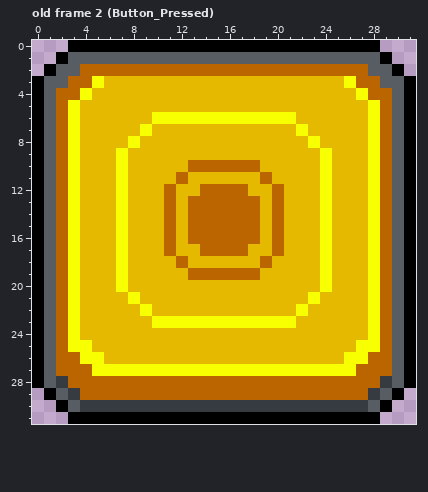
Two states of a pixel-art file, Assets/Game/Assets/LevelObjets/Button.aseprite. The picture above was drawn from the file before the commit.
32x32 pixels, 2 frames. Shown: old frame 2 (Button_Pressed). The commit also changed other frames, which this record leaves out.
Once edited:
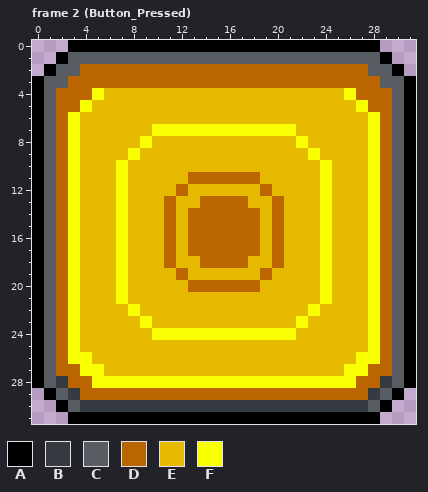
Palette (. is transparent): A #000000  B #363b41  C #585d64  D #bb6500  E #e4b900  F #f8ff00
A new or re-ordered frame is compared with the old frame closest to it.
What changed:
frames 2 -> 5
--- frame 2 (Button_Pressed) is new; against old frame 2 (Button_Pressed)
@@ x 0..31 @@
  2 .ACCDDDDDDDDDDDDDDDDDDDDDDDDCCA.
- 3 ACCDDFEEEEEEEEEEEEEEEEEEEEFDDCCA
- 4 ACDDFEEEEEEEEEEEEEEEEEEEEEEFDDCA
- 5 ACDFEEEEEEEEEEEEEEEEEEEEEEEEFDCA
- 6 ACDFEEEEEEFFFFFFFFFFFFEEEEEEFDCA
- 7 ACDFEEEEEFEEEEEEEEEEEEFEEEEEFDCA
- 8 ACDFEEEEFEEEEEEEEEEEEEEFEEEEFDCA
- 9 ACDFEEEFEEEEEEEEEEEEEEEEFEEEFDCA
-10 ACDFEEEFEEEEEDDDDDDEEEEEFEEEFDCA
-11 ACDFEEEFEEEEDEEEEEEDEEEEFEEEFDCA
-12 ACDFEEEFEEEDEEDDDDEEDEEEFEEEFDCA
-13 ACDFEEEFEEEDEDDDDDDEDEEEFEEEFDCA
+ 3 ACCDDDDDDDDDDDDDDDDDDDDDDDDDDCCA
+ 4 ACDDDFEEEEEEEEEEEEEEEEEEEEFDDDCA
+ 5 ACDDFEEEEEEEEEEEEEEEEEEEEEEFDDCA
+ 6 ACDFEEEEEEEEEEEEEEEEEEEEEEEEFDCA
+ 7 ACDFEEEEEEFFFFFFFFFFFFEEEEEEFDCA
+ 8 ACDFEEEEEFEEEEEEEEEEEEFEEEEEFDCA
+ 9 ACDFEEEEFEEEEEEEEEEEEEEFEEEEFDCA
+10 ACDFEEEFEEEEEEEEEEEEEEEEFEEEFDCA
+11 ACDFEEEFEEEEEDDDDDDEEEEEFEEEFDCA
+12 ACDFEEEFEEEEDEEEEEEDEEEEFEEEFDCA
+13 ACDFEEEFEEEDEEDDDDEEDEEEFEEEFDCA
 14 ACDFEEEFEEEDEDDDDDDEDEEEFEEEFDCA
@@ x 0..31 @@
 16 ACDFEEEFEEEDEDDDDDDEDEEEFEEEFDCA
-17 ACDFEEEFEEEDEEDDDDEEDEEEFEEEFDCA
-18 ACDFEEEFEEEEDEEEEEEDEEEEFEEEFDCA
-19 ACDFEEEFEEEEEDDDDDDEEEEEFEEEFDCA
-20 ACDFEEEFEEEEEEEEEEEEEEEEFEEEFDCA
-21 ACDFEEEEFEEEEEEEEEEEEEEFEEEEFDCA
-22 ACDFEEEEEFEEEEEEEEEEEEFEEEEEFDCA
-23 ACDFEEEEEEFFFFFFFFFFFFEEEEEEFDCA
-24 ACDFEEEEEEEEEEEEEEEEEEEEEEEEFDCA
-25 ACDFFEEEEEEEEEEEEEEEEEEEEEEFFDCA
-26 ACDDFFEEEEEEEEEEEEEEEEEEEEFFDDCA
-27 ACDDDFFFFFFFFFFFFFFFFFFFFFFDDDCA
-28 ACBDDDDDDDDDDDDDDDDDDDDDDDDDDBCA
+17 ACDFEEEFEEEDEDDDDDDEDEEEFEEEFDCA
+18 ACDFEEEFEEEDEEDDDDEEDEEEFEEEFDCA
+19 ACDFEEEFEEEEDEEEEEEDEEEEFEEEFDCA
+20 ACDFEEEFEEEEEDDDDDDEEEEEFEEEFDCA
+21 ACDFEEEFEEEEEEEEEEEEEEEEFEEEFDCA
+22 ACDFEEEEFEEEEEEEEEEEEEEFEEEEFDCA
+23 ACDFEEEEEFEEEEEEEEEEEEFEEEEEFDCA
+24 ACDFEEEEEEFFFFFFFFFFFFEEEEEEFDCA
+25 ACDFEEEEEEEEEEEEEEEEEEEEEEEEFDCA
+26 ACDFFEEEEEEEEEEEEEEEEEEEEEEFFDCA
+27 ACDDFFEEEEEEEEEEEEEEEEEEEEFFDDCA
+28 ACBDDFFFFFFFFFFFFFFFFFFFFFFDDBCA
 29 .ACBDDDDDDDDDDDDDDDDDDDDDDDDBCA.
Pixel boxes of the changes (left, top, right, bottom) in both pictures:
changed: (68, 76, 380, 388)
